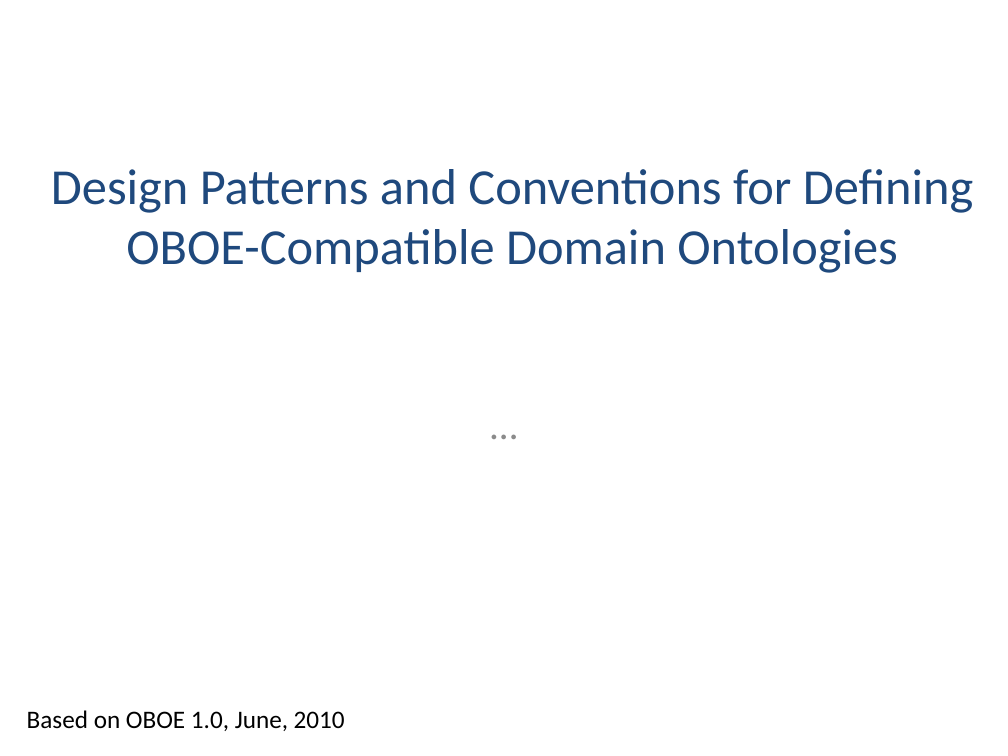
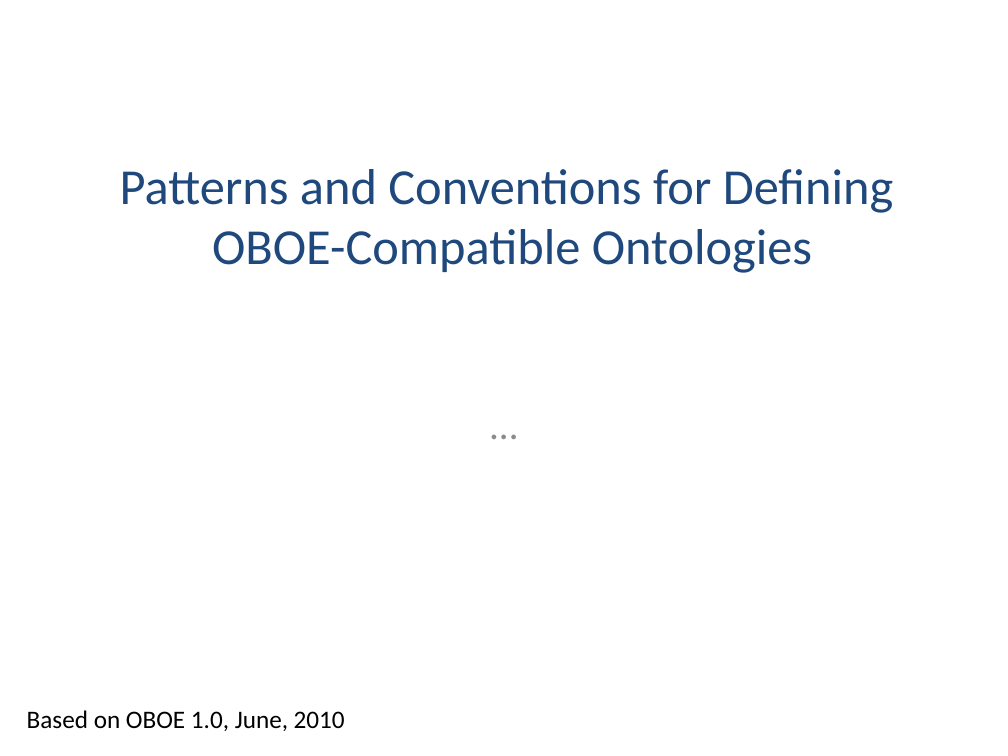
Before and after one commit to NCEAS/semtools, a slide deck: slide 1 of dev/oboe/docs/oboe-design-patterns.pptx. Drawn at 1008x756 pixels with LibreOffice and Linux fonts; fonts in the diff are those of the drawing. Boxes give left, top, right and bottom in pixels: in the first picture for what was removed or moved away, otherwise in the second. Text is boxed around its words. In the diff, an @@ line names an element or a change of style, - is before the commit and + after.

```diff
--- a/dev/oboe/docs/oboe-design-patterns.pptx
+++ b/dev/oboe/docs/oboe-design-patterns.pptx
@@ title at box(120, 169, 893, 273): text changed @@
-Design Patterns and Conventions for Defining OBOE-Compatible Domain Ontologies
+Patterns and Conventions for Defining
+OBOE-Compatible Ontologies
```
Also in this commit, not shown: 4 other slides changed, 5 slides added.
